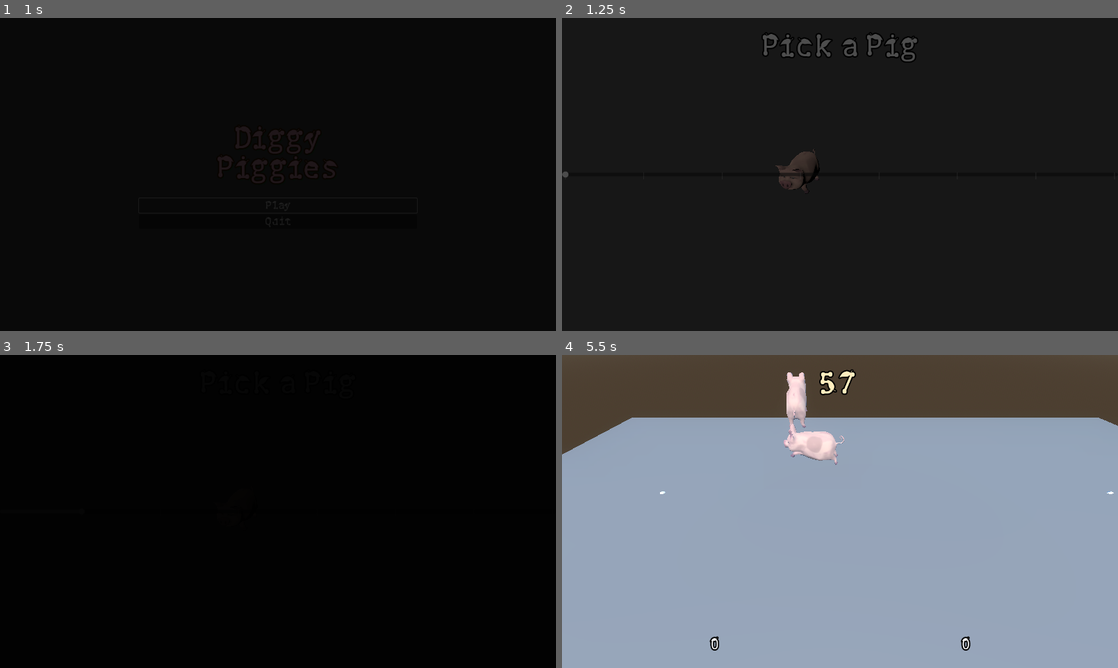
Above: before the commit, frames 1-4 (two rows, left to right).
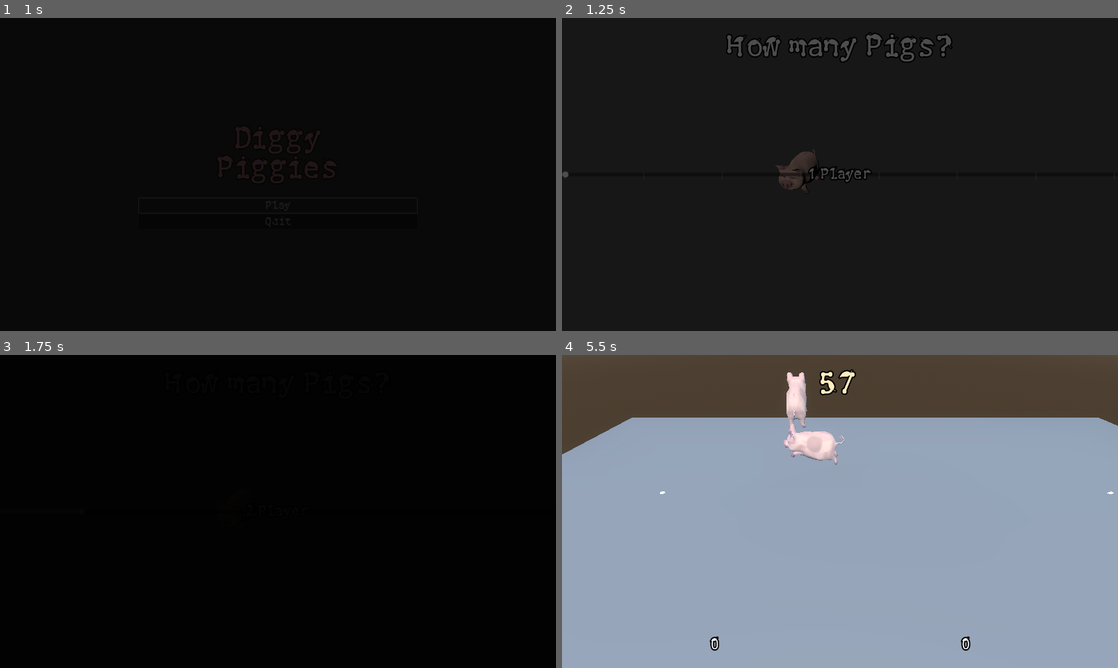
Above: after the commit, the same moments.

Repository: 80hdgames/GGJ-2023
Game: Godot game, scene res://Scenes/Start.tscn
Two runs of this game, one before a commit and one after it. Both use one fixed random seed, a clock stepped at 60 frames per second and the inputs below.
Inputs (mouse positions are in pixels of both pictures, inside the frame that each line leads up to):
- Up to frame 1 (1 s): click "Play" at 0.5 s
- Up to frame 2 (1.25 s): no input
- Up to frame 3 (1.75 s): tap Enter (ui_accept) at 1.25, 1.52 s; move the mouse to (400, 495) at 1.27 s; hold D (desktop1_right) from 1.28 s (still down); tap Shift (desktop1_boost) at 1.35 s; click (400, 495) at 1.42 s
- Up to frame 4 (5.5 s): move the mouse to (728, 527) at 2.02 s; release D (desktop1_right) at 2.03 s; hold S (desktop1_down) 2.03-2.78 s; tap Down (desktop2_down) at 2.1 s; tap Enter (ui_accept) at 2.27, 3.77, 4.52, 5.27 s; move the mouse to (895, 442) at 2.77 s; hold D (desktop1_right) 2.78-3.53 s; hold Left (desktop2_left) 2.78-3.53 s; move the mouse to (812, 574) at 3.52 s; hold W (desktop1_up) 3.53-4.28 s; tap Right (desktop2_right) at 3.6 s; click (812, 574) at 3.67 s; move the mouse to (1006, 558) at 4.27 s; hold Up (desktop2_up) 4.28-5.03 s; hold A (desktop1_left) from 4.28 s (still down); move the mouse to (673, 464) at 5.02 s; tap Shift (desktop1_boost) at 5.1 s

Frame 1 is identical in both runs. In frame 2, 1.0% of the frame differs, in the area x 29-70%, y 5-53%; in frame 3, less than 0.1%; in frame 4, less than 0.1%.

Commit message:
Finished(?) setting up all controller input actions
-added player count label to PlayerSetup scene

Diff:
--- a/GGJ-2023-Project/Scenes/PlayerSetup.tscn
+++ b/GGJ-2023-Project/Scenes/PlayerSetup.tscn
@@ -34,7 +34,7 @@
 grow_horizontal = 2
 grow_vertical = 2
 theme = ExtResource("3_u17h1")
-text = "Pick a Pig"
+text = "How many Pigs?"
 horizontal_alignment = 1
 
 [node name="ReadyButton" parent="UIPlayerSetup" instance=ExtResource("4_mt3x8")]
@@ -59,6 +59,16 @@
 ticks_on_borders = true
 script = ExtResource("4_6wh7x")
 
+[node name="Label" type="Label" parent="UIPlayerSetup/HSlider"]
+layout_mode = 1
+anchors_preset = 15
+anchor_right = 1.0
+anchor_bottom = 1.0
+grow_horizontal = 2
+grow_vertical = 2
+text = "1 Player"
+horizontal_alignment = 1
+
 [node name="Sun" parent="." instance=ExtResource("4_6lno4")]
 
 [node name="FadeIn" parent="." instance=ExtResource("5_rr7oj")]
--- a/GGJ-2023-Project/Scripts/Autoloads/PlayerManager.gd
+++ b/GGJ-2023-Project/Scripts/Autoloads/PlayerManager.gd
@@ -6,5 +6,5 @@
 
 func set_player_count(amount :int):
 	players = clamp(amount, 1, MAX_PLAYERS)
-	print("Player count now %s" % players)
-	print_stack()
+#	print("Player count now %s" % players)
+#	print_stack()
--- a/GGJ-2023-Project/Scripts/UI/UIPlayerCountSelector.gd
+++ b/GGJ-2023-Project/Scripts/UI/UIPlayerCountSelector.gd
@@ -1,4 +1,6 @@
 extends HSlider
+
+@onready var label :Label = $Label
 
 
 func _ready():
@@ -8,3 +10,4 @@
 
 func _update_players(new_value):
 	PlayerManager.set_player_count(int(new_value))
+	label.text = ("%s Player" % new_value)
--- a/GGJ-2023-Project/project.godot
+++ b/GGJ-2023-Project/project.godot
@@ -246,3 +246,237 @@
 , Object(InputEventJoypadButton,"resource_local_to_scene":false,"resource_name":"","device":1,"button_index":3,"pressure":0.0,"pressed":false,"script":null)
 ]
 }
+joy3_up={
+"deadzone": 0.5,
+"events": [Object(InputEventJoypadMotion,"resource_local_to_scene":false,"resource_name":"","device":2,"axis":1,"axis_value":-1.0,"script":null)
+, Object(InputEventJoypadButton,"resource_local_to_scene":false,"resource_name":"","device":2,"button_index":11,"pressure":0.0,"pressed":false,"script":null)
+]
+}
+joy3_down={
+"deadzone": 0.5,
+"events": [Object(InputEventJoypadMotion,"resource_local_to_scene":false,"resource_name":"","device":2,"axis":1,"axis_value":1.0,"script":null)
+, Object(InputEventJoypadButton,"resource_local_to_scene":false,"resource_name":"","device":2,"button_index":12,"pressure":0.0,"pressed":false,"script":null)
+]
+}
+joy3_left={
+"deadzone": 0.5,
+"events": [Object(InputEventJoypadMotion,"resource_local_to_scene":false,"resource_name":"","device":2,"axis":0,"axis_value":-1.0,"script":null)
+, Object(InputEventJoypadButton,"resource_local_to_scene":false,"resource_name":"","device":2,"button_index":13,"pressure":0.0,"pressed":false,"script":null)
+]
+}
+joy3_right={
+"deadzone": 0.5,
+"events": [Object(InputEventJoypadMotion,"resource_local_to_scene":false,"resource_name":"","device":2,"axis":0,"axis_value":1.0,"script":null)
+, Object(InputEventJoypadButton,"resource_local_to_scene":false,"resource_name":"","device":2,"button_index":14,"pressure":0.0,"pressed":false,"script":null)
+]
+}
+joy3_boost={
+"deadzone": 0.5,
+"events": [Object(InputEventJoypadButton,"resource_local_to_scene":false,"resource_name":"","device":2,"button_index":1,"pressure":0.0,"pressed":false,"script":null)
+, Object(InputEventJoypadButton,"resource_local_to_scene":false,"resource_name":"","device":2,"button_index":9,"pressure":0.0,"pressed":false,"script":null)
+, Object(InputEventJoypadButton,"resource_local_to_scene":false,"resource_name":"","device":2,"button_index":10,"pressure":0.0,"pressed":false,"script":null)
+, Object(InputEventJoypadMotion,"resource_local_to_scene":false,"resource_name":"","device":2,"axis":4,"axis_value":1.0,"script":null)
+, Object(InputEventJoypadMotion,"resource_local_to_scene":false,"resource_name":"","device":2,"axis":5,"axis_value":1.0,"script":null)
+]
+}
+joy3_jump={
+"deadzone": 0.5,
+"events": [Object(InputEventJoypadButton,"resource_local_to_scene":false,"resource_name":"","device":2,"button_index":0,"pressure":0.0,"pressed":false,"script":null)
+, Object(InputEventJoypadButton,"resource_local_to_scene":false,"resource_name":"","device":2,"button_index":3,"pressure":0.0,"pressed":false,"script":null)
+]
+}
+joy4_up={
+"deadzone": 0.5,
+"events": [Object(InputEventJoypadMotion,"resource_local_to_scene":false,"resource_name":"","device":3,"axis":1,"axis_value":-1.0,"script":null)
+, Object(InputEventJoypadButton,"resource_local_to_scene":false,"resource_name":"","device":3,"button_index":11,"pressure":0.0,"pressed":false,"script":null)
+]
+}
+joy4_down={
+"deadzone": 0.5,
+"events": [Object(InputEventJoypadMotion,"resource_local_to_scene":false,"resource_name":"","device":3,"axis":1,"axis_value":1.0,"script":null)
+, Object(InputEventJoypadButton,"resource_local_to_scene":false,"resource_name":"","device":3,"button_index":12,"pressure":0.0,"pressed":false,"script":null)
+]
+}
+joy4_left={
+"deadzone": 0.5,
+"events": [Object(InputEventJoypadMotion,"resource_local_to_scene":false,"resource_name":"","device":3,"axis":0,"axis_value":-1.0,"script":null)
+, Object(InputEventJoypadButton,"resource_local_to_scene":false,"resource_name":"","device":3,"button_index":13,"pressure":0.0,"pressed":false,"script":null)
+]
+}
+joy4_right={
+"deadzone": 0.5,
+"events": [Object(InputEventJoypadMotion,"resource_local_to_scene":false,"resource_name":"","device":3,"axis":0,"axis_value":1.0,"script":null)
+, Object(InputEventJoypadButton,"resource_local_to_scene":false,"resource_name":"","device":3,"button_index":14,"pressure":0.0,"pressed":false,"script":null)
+]
+}
+joy4_boost={
+"deadzone": 0.5,
+"events": [Object(InputEventJoypadButton,"resource_local_to_scene":false,"resource_name":"","device":3,"button_index":1,"pressure":0.0,"pressed":false,"script":null)
+, Object(InputEventJoypadButton,"resource_local_to_scene":false,"resource_name":"","device":3,"button_index":9,"pressure":0.0,"pressed":false,"script":null)
+, Object(InputEventJoypadButton,"resource_local_to_scene":false,"resource_name":"","device":3,"button_index":10,"pressure":0.0,"pressed":false,"script":null)
+, Object(InputEventJoypadMotion,"resource_local_to_scene":false,"resource_name":"","device":3,"axis":4,"axis_value":1.0,"script":null)
+, Object(InputEventJoypadMotion,"resource_local_to_scene":false,"resource_name":"","device":3,"axis":5,"axis_value":1.0,"script":null)
+]
+}
+joy4_jump={
+"deadzone": 0.5,
+"events": [Object(InputEventJoypadButton,"resource_local_to_scene":false,"resource_name":"","device":3,"button_index":0,"pressure":0.0,"pressed":false,"script":null)
+, Object(InputEventJoypadButton,"resource_local_to_scene":false,"resource_name":"","device":3,"button_index":3,"pressure":0.0,"pressed":false,"script":null)
+]
+}
+joy5_up={
+"deadzone": 0.5,
+"events": [Object(InputEventJoypadMotion,"resource_local_to_scene":false,"resource_name":"","device":4,"axis":1,"axis_value":-1.0,"script":null)
+, Object(InputEventJoypadButton,"resource_local_to_scene":false,"resource_name":"","device":4,"button_index":11,"pressure":0.0,"pressed":false,"script":null)
+]
+}
+joy5_down={
+"deadzone": 0.5,
+"events": [Object(InputEventJoypadMotion,"resource_local_to_scene":false,"resource_name":"","device":4,"axis":1,"axis_value":1.0,"script":null)
+, Object(InputEventJoypadButton,"resource_local_to_scene":false,"resource_name":"","device":4,"button_index":12,"pressure":0.0,"pressed":false,"script":null)
+]
+}
+joy5_left={
+"deadzone": 0.5,
+"events": [Object(InputEventJoypadMotion,"resource_local_to_scene":false,"resource_name":"","device":4,"axis":0,"axis_value":-1.0,"script":null)
+, Object(InputEventJoypadButton,"resource_local_to_scene":false,"resource_name":"","device":4,"button_index":13,"pressure":0.0,"pressed":false,"script":null)
+]
+}
+joy5_right={
+"deadzone": 0.5,
+"events": [Object(InputEventJoypadMotion,"resource_local_to_scene":false,"resource_name":"","device":4,"axis":0,"axis_value":1.0,"script":null)
+, Object(InputEventJoypadButton,"resource_local_to_scene":false,"resource_name":"","device":4,"button_index":14,"pressure":0.0,"pressed":false,"script":null)
+]
+}
+joy5_boost={
+"deadzone": 0.5,
+"events": [Object(InputEventJoypadButton,"resource_local_to_scene":false,"resource_name":"","device":4,"button_index":1,"pressure":0.0,"pressed":false,"script":null)
+, Object(InputEventJoypadButton,"resource_local_to_scene":false,"resource_name":"","device":4,"button_index":9,"pressure":0.0,"pressed":false,"script":null)
+, Object(InputEventJoypadButton,"resource_local_to_scene":false,"resource_name":"","device":4,"button_index":10,"pressure":0.0,"pressed":false,"script":null)
+, Object(InputEventJoypadMotion,"resource_local_to_scene":false,"resource_name":"","device":4,"axis":4,"axis_value":1.0,"script":null)
+, Object(InputEventJoypadMotion,"resource_local_to_scene":false,"resource_name":"","device":4,"axis":5,"axis_value":1.0,"script":null)
+]
+}
+joy5_jump={
+"deadzone": 0.5,
+"events": [Object(InputEventJoypadButton,"resource_local_to_scene":false,"resource_name":"","device":4,"button_index":0,"pressure":0.0,"pressed":false,"script":null)
+, Object(InputEventJoypadButton,"resource_local_to_scene":false,"resource_name":"","device":4,"button_index":3,"pressure":0.0,"pressed":false,"script":null)
+]
+}
+joy6_up={
+"deadzone": 0.5,
+"events": [Object(InputEventJoypadMotion,"resource_local_to_scene":false,"resource_name":"","device":5,"axis":1,"axis_value":-1.0,"script":null)
+, Object(InputEventJoypadButton,"resource_local_to_scene":false,"resource_name":"","device":5,"button_index":11,"pressure":0.0,"pressed":false,"script":null)
+]
+}
+joy6_down={
+"deadzone": 0.5,
+"events": [Object(InputEventJoypadMotion,"resource_local_to_scene":false,"resource_name":"","device":5,"axis":1,"axis_value":1.0,"script":null)
+, Object(InputEventJoypadButton,"resource_local_to_scene":false,"resource_name":"","device":5,"button_index":12,"pressure":0.0,"pressed":false,"script":null)
+]
+}
+joy6_left={
+"deadzone": 0.5,
+"events": [Object(InputEventJoypadMotion,"resource_local_to_scene":false,"resource_name":"","device":5,"axis":0,"axis_value":-1.0,"script":null)
+, Object(InputEventJoypadButton,"resource_local_to_scene":false,"resource_name":"","device":5,"button_index":13,"pressure":0.0,"pressed":false,"script":null)
+]
+}
+joy6_right={
+"deadzone": 0.5,
+"events": [Object(InputEventJoypadMotion,"resource_local_to_scene":false,"resource_name":"","device":5,"axis":0,"axis_value":1.0,"script":null)
+, Object(InputEventJoypadButton,"resource_local_to_scene":false,"resource_name":"","device":5,"button_index":14,"pressure":0.0,"pressed":false,"script":null)
+]
+}
+joy6_boost={
+"deadzone": 0.5,
+"events": [Object(InputEventJoypadButton,"resource_local_to_scene":false,"resource_name":"","device":5,"button_index":1,"pressure":0.0,"pressed":false,"script":null)
+, Object(InputEventJoypadButton,"resource_local_to_scene":false,"resource_name":"","device":5,"button_index":9,"pressure":0.0,"pressed":false,"script":null)
+, Object(InputEventJoypadButton,"resource_local_to_scene":false,"resource_name":"","device":5,"button_index":10,"pressure":0.0,"pressed":false,"script":null)
+, Object(InputEventJoypadMotion,"resource_local_to_scene":false,"resource_name":"","device":5,"axis":4,"axis_value":1.0,"script":null)
+, Object(InputEventJoypadMotion,"resource_local_to_scene":false,"resource_name":"","device":5,"axis":5,"axis_value":1.0,"script":null)
+]
+}
+joy6_jump={
+"deadzone": 0.5,
+"events": [Object(InputEventJoypadButton,"resource_local_to_scene":false,"resource_name":"","device":5,"button_index":0,"pressure":0.0,"pressed":false,"script":null)
+, Object(InputEventJoypadButton,"resource_local_to_scene":false,"resource_name":"","device":5,"button_index":3,"pressure":0.0,"pressed":false,"script":null)
+]
+}
+joy7_up={
+"deadzone": 0.5,
+"events": [Object(InputEventJoypadMotion,"resource_local_to_scene":false,"resource_name":"","device":6,"axis":1,"axis_value":-1.0,"script":null)
+, Object(InputEventJoypadButton,"resource_local_to_scene":false,"resource_name":"","device":6,"button_index":11,"pressure":0.0,"pressed":false,"script":null)
+]
+}
+joy7_down={
+"deadzone": 0.5,
+"events": [Object(InputEventJoypadMotion,"resource_local_to_scene":false,"resource_name":"","device":6,"axis":1,"axis_value":1.0,"script":null)
+, Object(InputEventJoypadButton,"resource_local_to_scene":false,"resource_name":"","device":6,"button_index":12,"pressure":0.0,"pressed":false,"script":null)
+]
+}
+joy7_left={
+"deadzone": 0.5,
+"events": [Object(InputEventJoypadMotion,"resource_local_to_scene":false,"resource_name":"","device":6,"axis":0,"axis_value":-1.0,"script":null)
+, Object(InputEventJoypadButton,"resource_local_to_scene":false,"resource_name":"","device":6,"button_index":13,"pressure":0.0,"pressed":false,"script":null)
+]
+}
+joy7_right={
+"deadzone": 0.5,
+"events": [Object(InputEventJoypadMotion,"resource_local_to_scene":false,"resource_name":"","device":6,"axis":0,"axis_value":1.0,"script":null)
+, Object(InputEventJoypadButton,"resource_local_to_scene":false,"resource_name":"","device":6,"button_index":14,"pressure":0.0,"pressed":false,"script":null)
+]
+}
+joy7_boost={
+"deadzone": 0.5,
+"events": [Object(InputEventJoypadButton,"resource_local_to_scene":false,"resource_name":"","device":6,"button_index":1,"pressure":0.0,"pressed":false,"script":null)
+, Object(InputEventJoypadButton,"resource_local_to_scene":false,"resource_name":"","device":6,"button_index":9,"pressure":0.0,"pressed":false,"script":null)
+, Object(InputEventJoypadButton,"resource_local_to_scene":false,"resource_name":"","device":6,"button_index":10,"pressure":0.0,"pressed":false,"script":null)
+, Object(InputEventJoypadMotion,"resource_local_to_scene":false,"resource_name":"","device":6,"axis":4,"axis_value":1.0,"script":null)
+, Object(InputEventJoypadMotion,"resource_local_to_scene":false,"resource_name":"","device":6,"axis":5,"axis_value":1.0,"script":null)
+]
+}
+joy7_jump={
+"deadzone": 0.5,
+"events": [Object(InputEventJoypadButton,"resource_local_to_scene":false,"resource_name":"","device":6,"button_index":0,"pressure":0.0,"pressed":false,"script":null)
+, Object(InputEventJoypadButton,"resource_local_to_scene":false,"resource_name":"","device":6,"button_index":3,"pressure":0.0,"pressed":false,"script":null)
+]
+}
+joy8_up={
+"deadzone": 0.5,
+"events": [Object(InputEventJoypadMotion,"resource_local_to_scene":false,"resource_name":"","device":7,"axis":1,"axis_value":-1.0,"script":null)
+, Object(InputEventJoypadButton,"resource_local_to_scene":false,"resource_name":"","device":7,"button_index":11,"pressure":0.0,"pressed":false,"script":null)
+]
+}
+joy8_down={
+"deadzone": 0.5,
+"events": [Object(InputEventJoypadMotion,"resource_local_to_scene":false,"resource_name":"","device":7,"axis":1,"axis_value":1.0,"script":null)
+, Object(InputEventJoypadButton,"resource_local_to_scene":false,"resource_name":"","device":7,"button_index":12,"pressure":0.0,"pressed":false,"script":null)
+]
+}
+joy8_left={
+"deadzone": 0.5,
+"events": [Object(InputEventJoypadMotion,"resource_local_to_scene":false,"resource_name":"","device":7,"axis":0,"axis_value":-1.0,"script":null)
+, Object(InputEventJoypadButton,"resource_local_to_scene":false,"resource_name":"","device":7,"button_index":13,"pressure":0.0,"pressed":false,"script":null)
+]
+}
+joy8_right={
+"deadzone": 0.5,
+"events": [Object(InputEventJoypadMotion,"resource_local_to_scene":false,"resource_name":"","device":7,"axis":0,"axis_value":1.0,"script":null)
+, Object(InputEventJoypadButton,"resource_local_to_scene":false,"resource_name":"","device":7,"button_index":14,"pressure":0.0,"pressed":false,"script":null)
+]
+}
+joy8_boost={
+"deadzone": 0.5,
+"events": [Object(InputEventJoypadButton,"resource_local_to_scene":false,"resource_name":"","device":7,"button_index":1,"pressure":0.0,"pressed":false,"script":null)
+, Object(InputEventJoypadButton,"resource_local_to_scene":false,"resource_name":"","device":7,"button_index":9,"pressure":0.0,"pressed":false,"script":null)
+, Object(InputEventJoypadButton,"resource_local_to_scene":false,"resource_name":"","device":7,"button_index":10,"pressure":0.0,"pressed":false,"script":null)
+, Object(InputEventJoypadMotion,"resource_local_to_scene":false,"resource_name":"","device":7,"axis":4,"axis_value":1.0,"script":null)
+, Object(InputEventJoypadMotion,"resource_local_to_scene":false,"resource_name":"","device":7,"axis":5,"axis_value":1.0,"script":null)
+]
+}
+joy8_jump={
+"deadzone": 0.5,
+"events": [Object(InputEventJoypadButton,"resource_local_to_scene":false,"resource_name":"","device":7,"button_index":0,"pressure":0.0,"pressed":false,"script":null)
+, Object(InputEventJoypadButton,"resource_local_to_scene":false,"resource_name":"","device":7,"button_index":3,"pressure":0.0,"pressed":false,"script":null)
+]
+}
